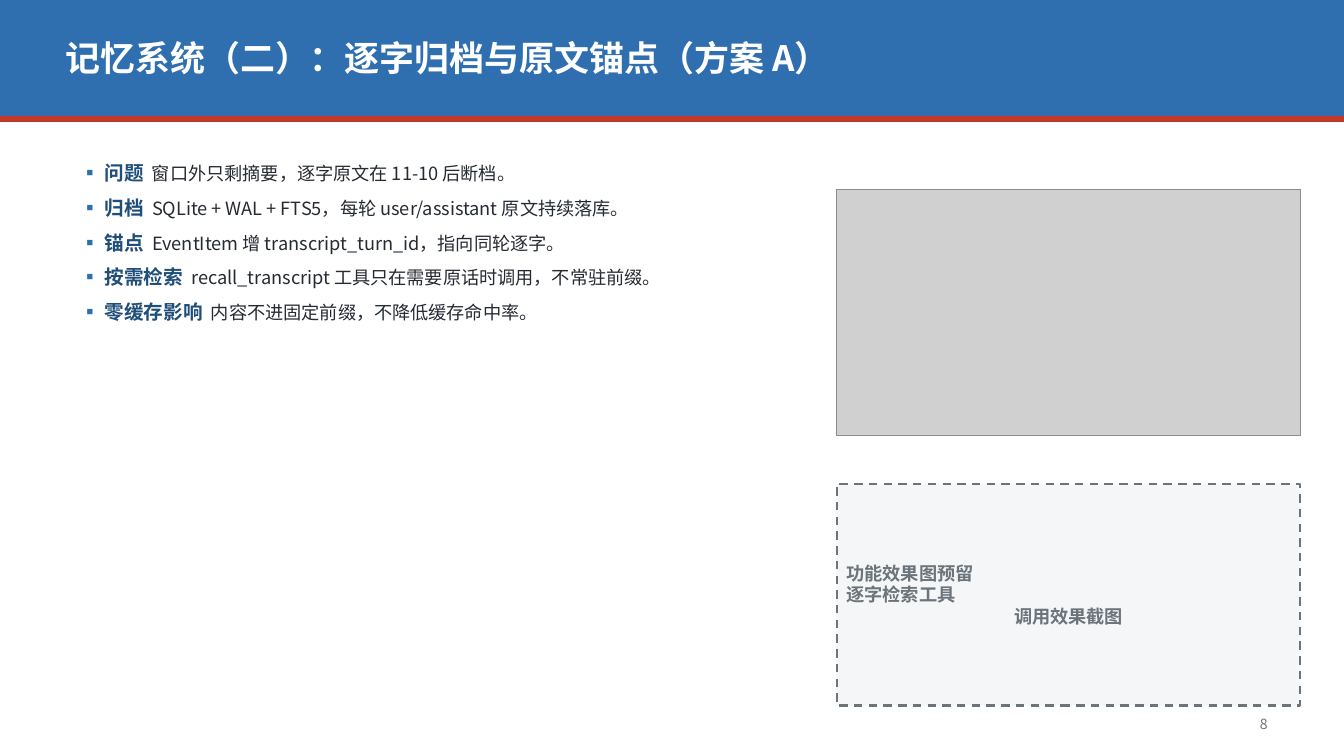
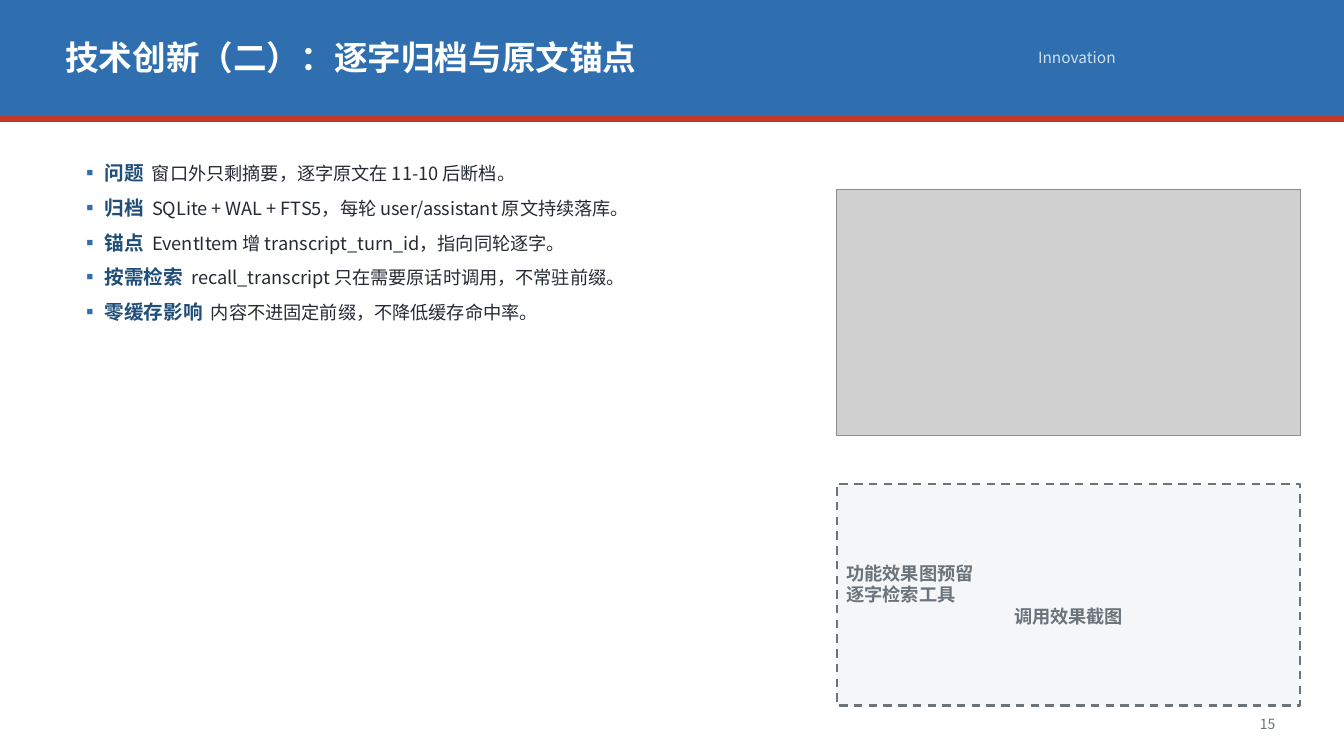
Before and after one commit to Zjx20252082383/astrbot-deepseek-template, a slide deck: slide 17 of core/识海_深度项目调研汇报.pptx (slide 9 before the commit). Drawn at 1344x756 pixels with LibreOffice and Linux fonts; fonts in the diff are those of the drawing; grey boxes stand for pictures. Boxes give left, top, right and bottom in pixels: in the first picture for what was removed or moved away, otherwise in the second. Text is boxed around its words. In the diff, an @@ line names an element or a change of style, - is before the commit and + after.

Commit message:
增强调研PPT：新增Hook、政策分析、市场规模与痛点、心理学原理简介+建模实现、技术创新与未来规划，扩至34页

```diff
--- a/core/识海_深度项目调研汇报.pptx
+++ b/core/识海_深度项目调研汇报.pptx
@@ text at box(65, 41, 636, 74): text changed; size 25 to 24 pt @@
-记忆系统（二）：逐字归档与原文锚点（方案 A）
+技术创新（二）：逐字归档与原文锚点
@@ text added at box(1038, 51, 1116, 63), 11 pt, text #CFE0F2 @@
+Innovation
@@ text at box(105, 267, 624, 288): text changed @@
-▪ 按需检索 recall_transcript 工具只在需要原话时调用，不常驻前缀。
+▪ 按需检索 recall_transcript 只在需要原话时调用，不常驻前缀。
@@ text at box(1260, 719, 1276, 729): text changed @@
-8
+15
```
Also in this commit, not shown: 21 other slides changed, 11 slides added, 1 slide removed, 2 other files.
